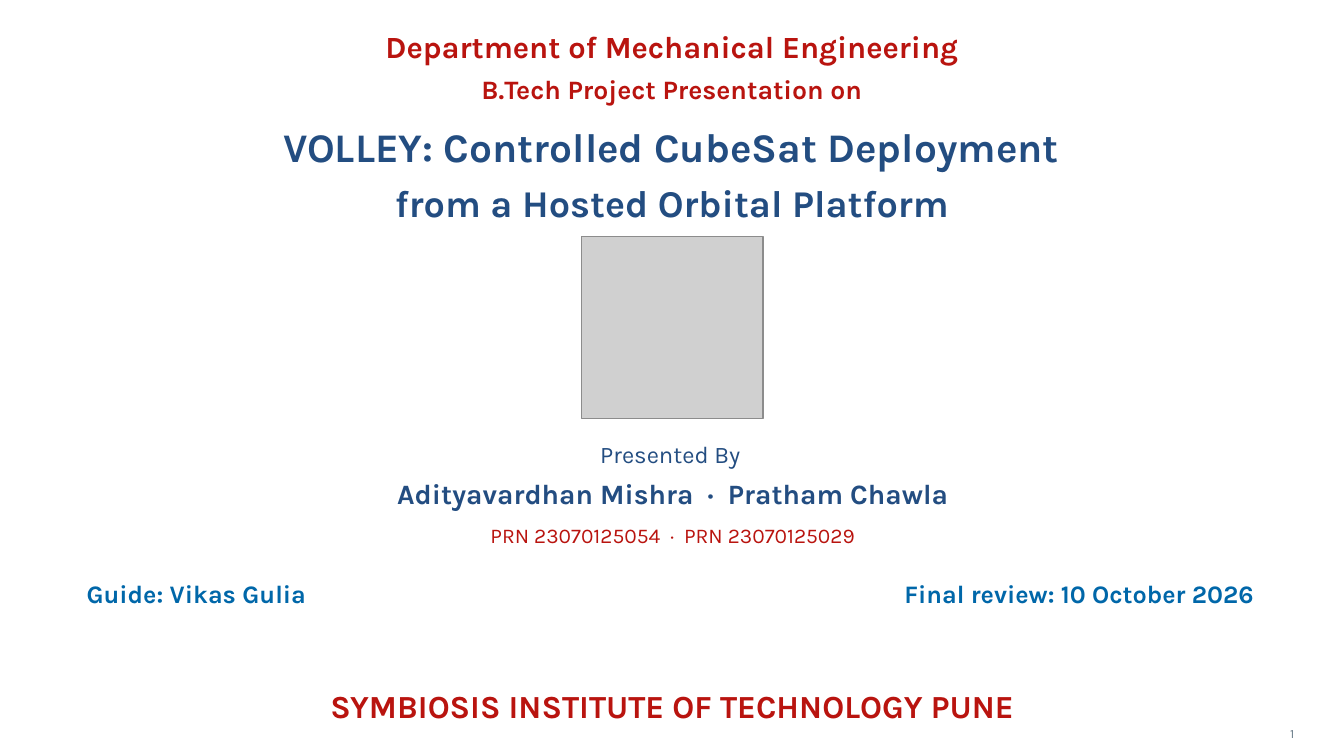
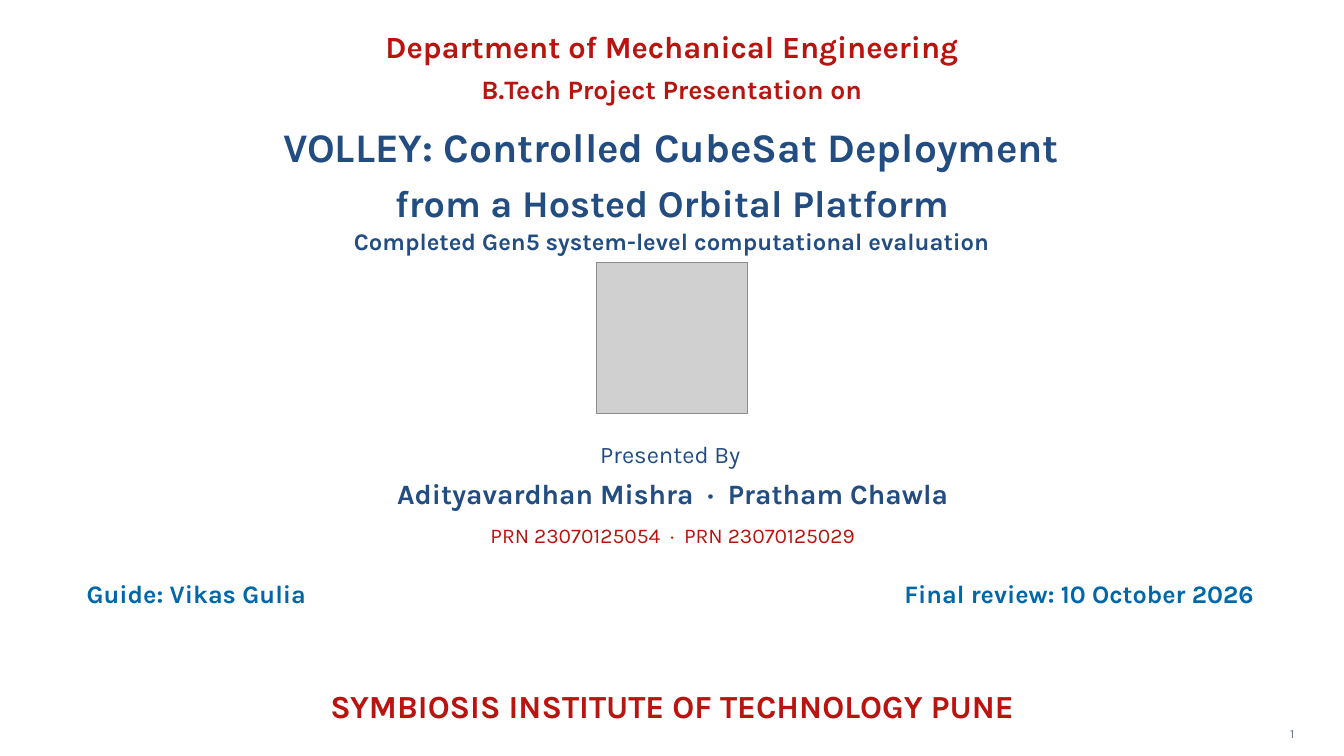
Before and after one commit to aaaaaaaaaaaavm/VOLLEY-thesis, a slide deck: slide 1 of university/final_review_2026_10_10/VOLLEY_Final_Review_2026-10-10.pptx. Drawn at 1344x756 pixels with LibreOffice and Linux fonts; fonts in the diff are those of the drawing; grey boxes stand for pictures. Boxes give left, top, right and bottom in pixels: in the first picture for what was removed or moved away, otherwise in the second. Text is boxed around its words. In the diff, an @@ line names an element or a change of style, - is before the commit and + after.

```diff
--- a/university/final_review_2026_10_10/VOLLEY_Final_Review_2026-10-10.pptx
+++ b/university/final_review_2026_10_10/VOLLEY_Final_Review_2026-10-10.pptx
@@ text added at box(354, 233, 989, 256), 17 pt, text #234D81, bold @@
+Completed Gen5 system-level computational evaluation
@@ picture: place and size @@
-picture at box(582, 237, 763, 418)
+picture at box(597, 262, 748, 413)
```
Also in this commit, not shown: 8 other slides changed, 1 slide added, 1 slide removed, 11 other files.
